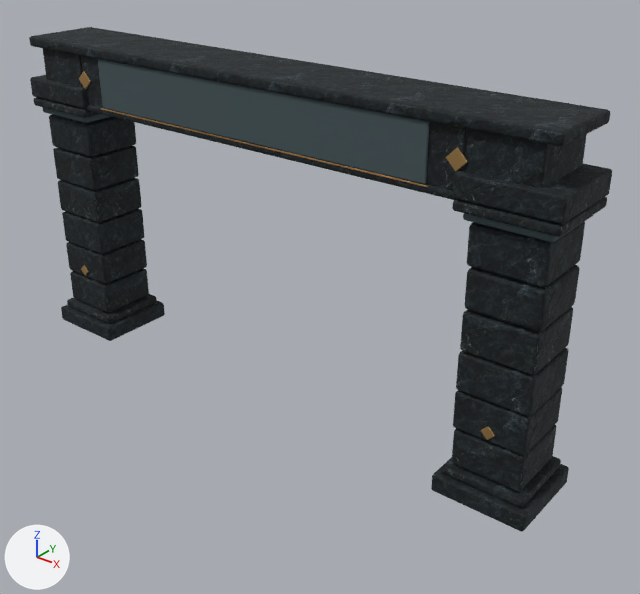
The Blender file assets/blender/gallery-waygate.blend: old version first, new version second.
Both versions are drawn from a 50 mm lens placed at (7.14, -7.95, 6.6), pointed at (0.58, 0.26, 1.51). Lighting does not change. The marker at lower left points along +X, +Y and +Z. The first picture is the older version.

Before the edit, the objects in view are built like this:
```python
me_cube_019 = bpy.data.meshes.new('Cube.019')
me_cube_019.from_pydata(...)  # 1736 vertices, 1674 faces; spans x -0.6..7.6, y -0.57..0.57, z -0.12..4.35
me_cube_019.materials.append(mat_weathered_blue_limestone)
me_cube_027 = bpy.data.meshes.new('Cube.027')
me_cube_027.from_pydata(...)  # 224 vertices, 216 faces; spans x -0.5..7.5, y -0.5..0.5, z -0.05..0.89
me_cube_027.materials.append(mat_recessed_slate)  # greyish cyan #425257
me_cube_029 = bpy.data.meshes.new('Cube.029')
me_cube_029.from_pydata(...)  # 784 vertices, 756 faces; spans x -2.24..5.01, y -0.07..0.95, z -0.06..7.19
me_cube_029.materials.append(mat_worn_champagne_brass)  # orange #c09961
ob_gallery_waygate___recessed_slate = bpy.data.objects.new('gallery-waygate — Recessed slate', me_cube_027)
ob_gallery_waygate___recessed_slate.location = (-3.5, 0.0, 3.43)
ob_gallery_waygate___weathered_blue_limestone = bpy.data.objects.new('gallery-waygate — Weathered blue limestone', me_cube_019)
ob_gallery_waygate___weathered_blue_limestone.location = (-3.5, 0.0, 0.12)
ob_gallery_waygate___worn_champagne_brass = bpy.data.objects.new('gallery-waygate — Worn champagne brass', me_cube_029)
ob_gallery_waygate___worn_champagne_brass.location = (-3.5, -0.44, 1.0)
ob_gallery_waygate___worn_champagne_brass.rotation_euler = (0.0, 0.785, 0.0)  # degrees (0, 45, 0)
```
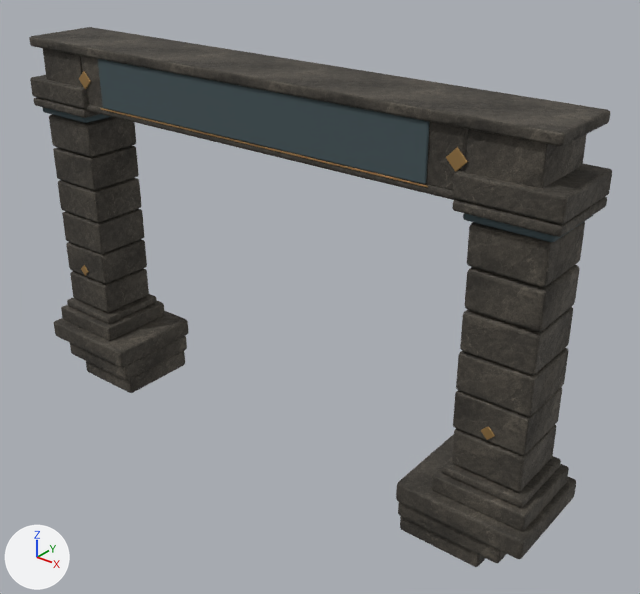
Where the newer file only moved an object's origin or applied its transform, the numbers keep the older frame.

What changed in the scene script:
```text
Add img_limestone_roughness_png:
    img_limestone_roughness_png = load_image('limestone-roughness.png', '_unpacked/limestone-roughness.png', 512, 512, 'Non-Color')
Add img_limestone_color_png:
    img_limestone_color_png = load_image('limestone-color.png', '_unpacked/limestone-color.png', 512, 512, 'sRGB')
Add mat_weathered_warm_limestone:
    mat_weathered_warm_limestone = bpy.data.materials.new('Weathered warm limestone')
    # uses the picture img_limestone_color_png
    # uses the picture img_limestone_roughness_png
    # uses the picture img_rock_normal_jpg
Change me_cube_019:
    used by ob_gallery_waygate___weathered_blue_limestone; location = (-3.5, 0.0, 0.12)
    remove me_cube_019.from_pydata(...)  # 1736 vertices, 1674 faces; spans x -0.6..7.6, y -0.57..0.57, z -0.12..4.35
    add me_cube_019.from_pydata(...)  # 2072 vertices, 1998 faces; spans x -0.67..7.67, y -0.71..0.71, z -0.91..4.35
    me_cube_019 part 1: the loose piece of 56 vertices spanning x -0.6..0.6, y -0.57..0.57, z -0.12..0.12 is copied, and the copy is scaled about its middle by (1.4, 1.23, 1.15), then moved by (0.16, 0.0, -0.25), in mat_weathered_warm_limestone; it spans x -0.67..1.0, y -0.71..0.71, z -0.39..-0.11
    me_cube_019 part 2: the loose piece of 56 vertices spanning x -0.6..0.6, y -0.57..0.57, z -0.12..0.12 is copied, and the copy is scaled about its middle by (1.15, 1.12, 1.15), then moved by (0.31, 0.0, -0.51), in mat_weathered_warm_limestone; it spans x -0.39..1.0, y -0.65..0.65, z -0.65..-0.37
    me_cube_019 part 3: the loose piece of 56 vertices spanning x -0.45..0.46, y -0.43..0.43, z 0.75..1.23 is copied, and the copy is multiplied about its middle by the matrix ((1.242, 0.0, 0.0), (0.0, 1.397, 0.0), (0.0, 0.0, 0.54)), then moved by (0.44, 0.0, -1.76), in mat_weathered_warm_limestone; it spans x -0.11..1.0, y -0.59..0.59, z -0.91..-0.63
    me_cube_019 part 4: the loose piece of 56 vertices spanning x 6.4..7.6, y -0.57..0.57, z -0.12..0.12 is copied, and the copy is scaled about its middle by (1.4, 1.23, 1.15), then moved by (-0.16, 0.0, -0.25), in mat_weathered_warm_limestone; it spans x 6.0..7.67, y -0.71..0.71, z -0.39..-0.11
    me_cube_019 part 5: the loose piece of 56 vertices spanning x 6.4..7.6, y -0.57..0.57, z -0.12..0.12 is copied, and the copy is scaled about its middle by (1.15, 1.12, 1.15), then moved by (-0.31, 0.0, -0.51), in mat_weathered_warm_limestone; it spans x 6.0..7.39, y -0.65..0.65, z -0.65..-0.37
    me_cube_019 part 6: the loose piece of 56 vertices spanning x 6.56..7.44, y -0.43..0.43, z 0.25..0.73 is copied, and the copy is scaled about its middle by (1.26, 1.39, 0.536), then moved by (-0.44, 0.0, -1.26), in mat_weathered_warm_limestone; it spans x 6.0..7.11, y -0.59..0.59, z -0.91..-0.63
    me_cube_019 part 7: 1062 kept faces spanning x -0.6..7.6, y -0.56..0.56, z -0.12..4.35 get new texture (UV) coordinates
    me_cube_019 part 8: 1674 faces spanning x -0.6..7.6, y -0.57..0.57, z -0.12..4.35 switch from mat_weathered_blue_limestone to mat_weathered_warm_limestone
```

Pixel boxes (x1, y1, x2, y2) of what changed, in the pictures (640 x 594 px):
'gallery-waygate — Weathered blue limestone', reshaped (7% taller): before (29, 27, 612, 532); after (29, 27, 612, 567)
part 1 of me_cube_019, added: after (54, 311, 188, 367)
part 2 of me_cube_019, added: after (70, 336, 187, 380)
part 3 of me_cube_019, added: after (86, 351, 185, 393)
part 4 of me_cube_019, added: after (396, 434, 576, 559)
part 5 of me_cube_019, added: after (398, 502, 506, 563)
part 6 of me_cube_019, added: after (400, 517, 485, 567)
part 7 of me_cube_019, surface changed: (31, 27, 612, 532) in both
part 8 of me_cube_019, recoloured: (29, 27, 612, 532) in both
